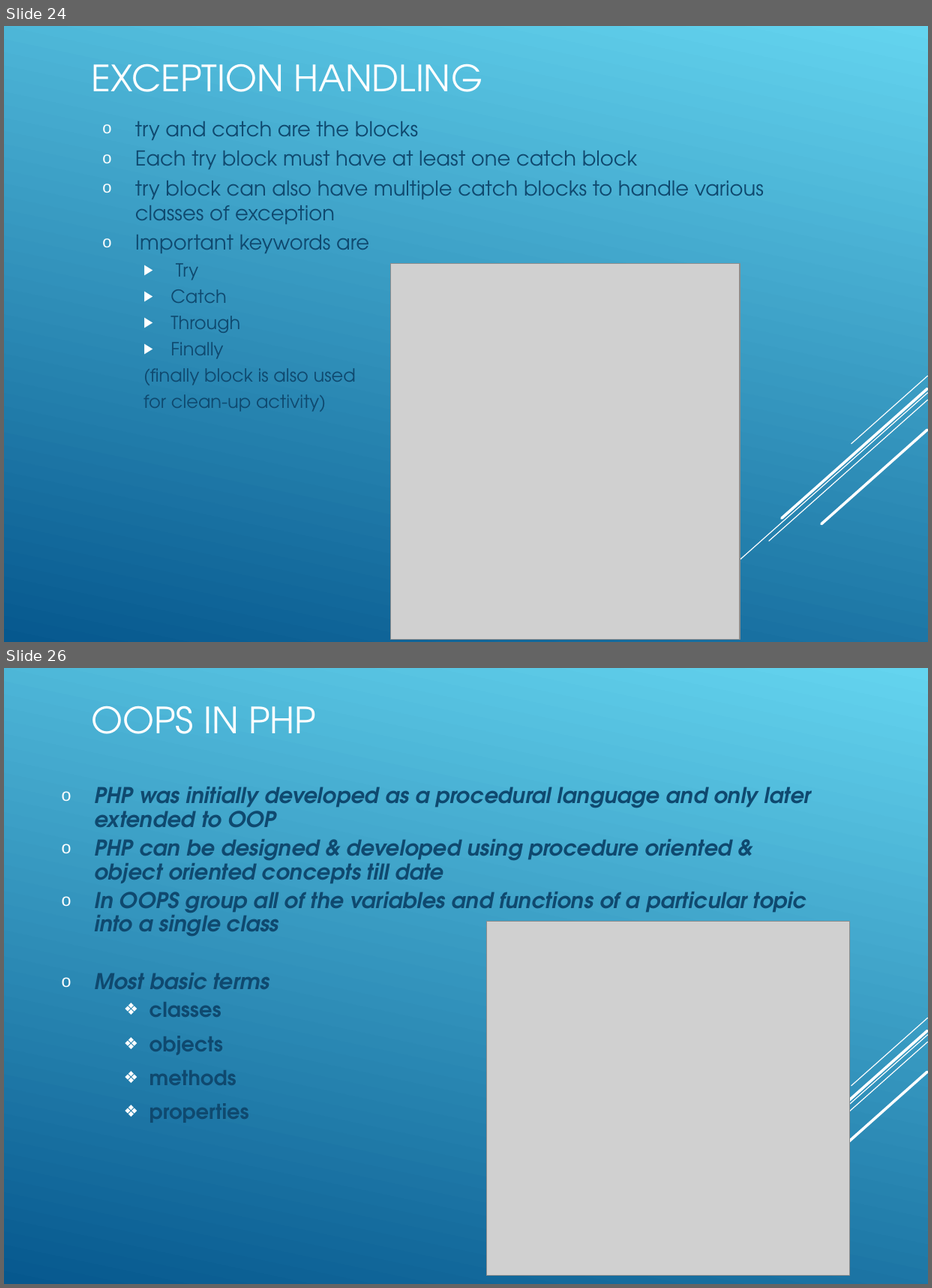
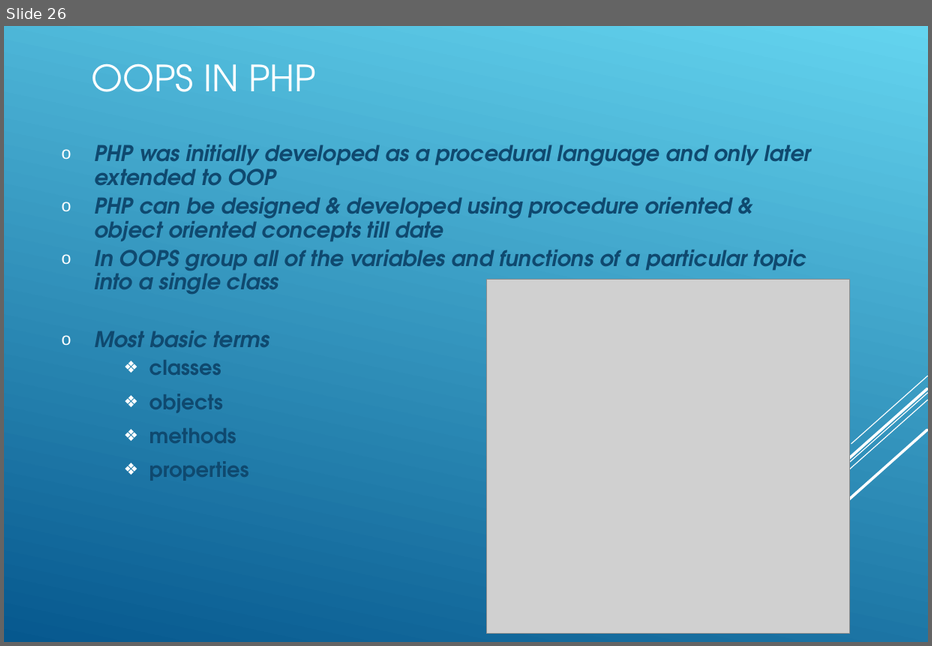
Before and after one commit to koushikgraj/PHP-Training, a slide deck: PHP-Presentation.ppt. Shown one above the other, each under a label of ours: slides 24 and 26 before the commit, slide 26 after it; the slides between them are not shown. The pictures are 932x1288 and 932x646 pixels, drawn with LibreOffice and Linux fonts; fonts in the diff are those of the drawing; grey boxes stand for pictures. Boxes give left, top, right and bottom in pixels: in the first picture for what was removed or moved away, otherwise in the second. Text is boxed around its words. In the diff, an @@ line names an element or a change of style, - is before the commit and + after.

```diff
--- a/PHP-Presentation.ppt
+++ b/PHP-Presentation.ppt
@@ slide 24 removed at box(4, 26, 928, 642), background gradient #64D4EF to #06588E; not listed: 5 template elements that a slide beside it also shows @@
@@ title removed at box(91, 64, 482, 92) @@
-EXCEPTION HANDLING
@@ subtitle removed at box(135, 121, 764, 412) @@
-  o try and catch are the blocks
-  o Each try block must have at least one catch block
-  o try block can also have multiple catch blocks to handle various classes of exception
-  o Important keywords are
-    ▶ Try
-    ▶ Catch
-    ▶ Through
-    ▶ Finally
-    (finally block is also used
-    for clean-up activity)
@@ picture removed at box(391, 263, 740, 639) @@
```
Also in this commit, not shown: 1 slide changed, 5 slides added, 13 other files.
